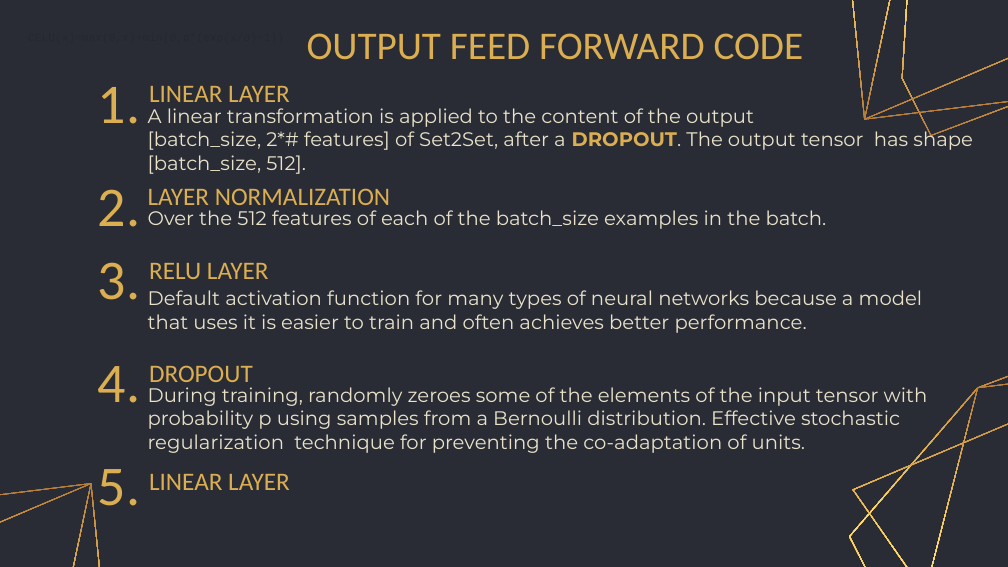
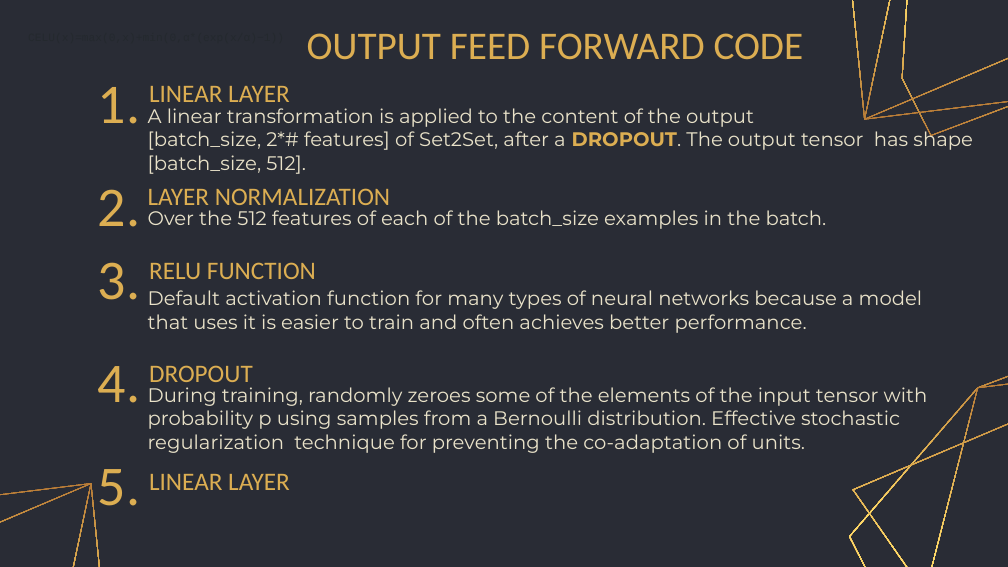
Before and after one commit to gretagrassmann/Machine-Learning-Exam, a slide deck: slide 22 of ML_presentation.pptx. Drawn at 1008x567 pixels with LibreOffice and Linux fonts; fonts in the diff are those of the drawing; grey boxes stand for pictures. Boxes give left, top, right and bottom in pixels: in the first picture for what was removed or moved away, otherwise in the second. Text is boxed around its words. In the diff, an @@ line names an element or a change of style, - is before the commit and + after.

```diff
--- a/ML_presentation.pptx
+++ b/ML_presentation.pptx
@@ subtitle at (x1=149, y1=262, x2=316, y2=279): text changed @@
-RELU LAYER
+RELU FUNCTION
```
Also in this commit, not shown: 10 other slides changed.
